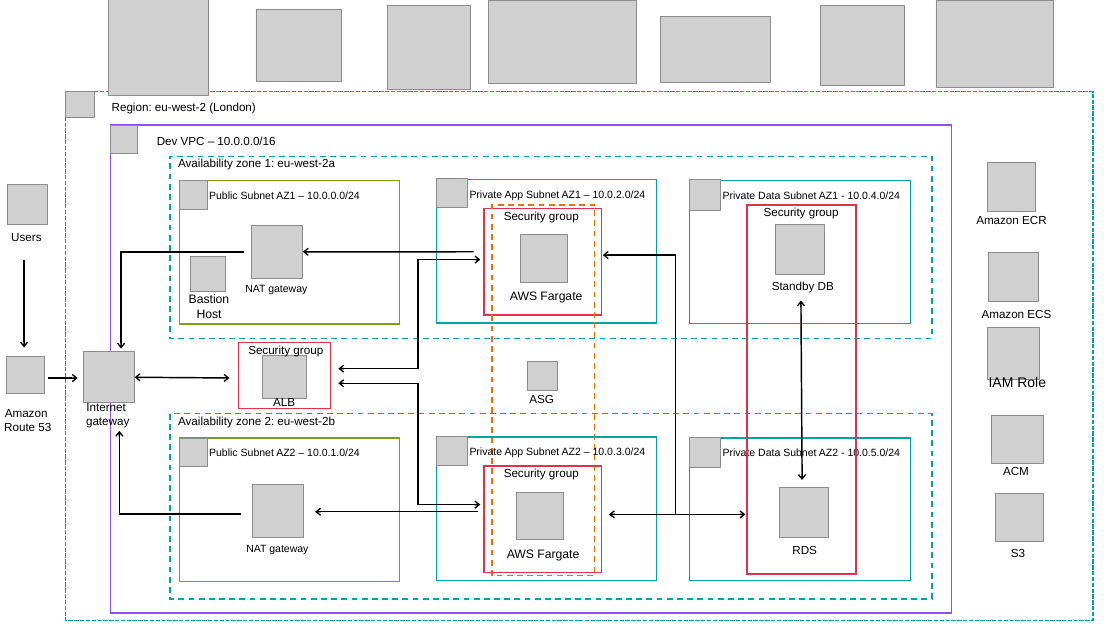
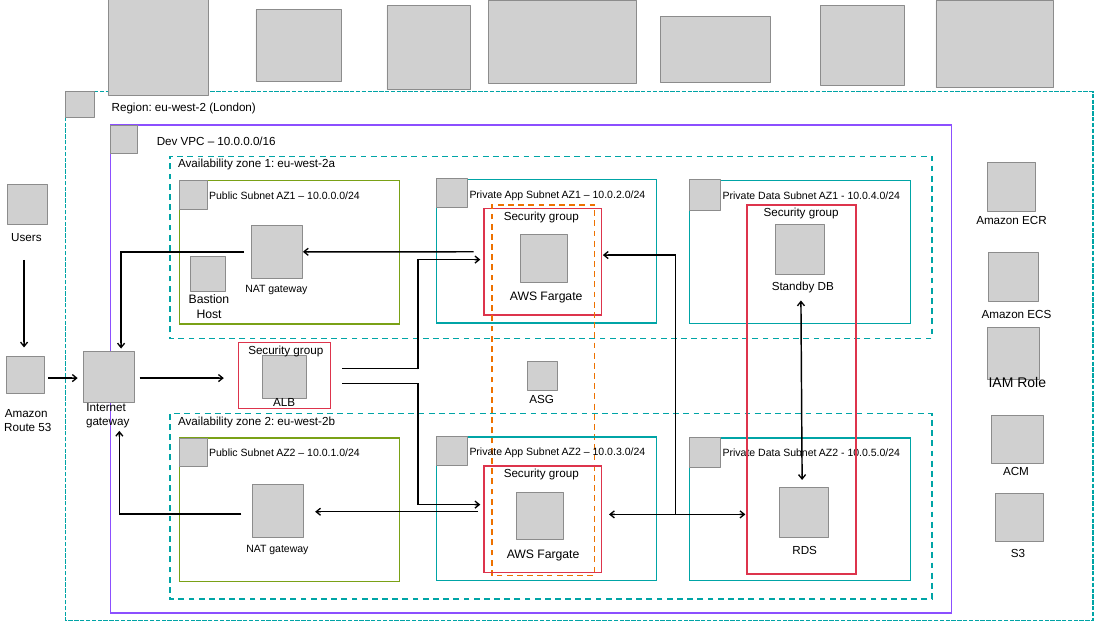
Before and after one commit to meruguvikram/PROJECTS-AWS-TERRAFORM, a slide deck: slide 1 of car_rental_dynamic_web_app/project_architecture.pptx. Drawn at 1120x630 pixels with LibreOffice and Linux fonts; fonts in the diff are those of the drawing; grey boxes stand for pictures. Boxes give left, top, right and bottom in pixels: in the first picture for what was removed or moved away, otherwise in the second. Text is boxed around its words. In the diff, an @@ line names an element or a change of style, - is before the commit and + after.

Commit message:
updates

```diff
--- a/car_rental_dynamic_web_app/project_architecture.pptx
+++ b/car_rental_dynamic_web_app/project_architecture.pptx
@@ double arrow moved from (134, 377) - (229, 378) to (139, 378) - (223, 378) @@
@@ double arrow (139, 378) - (223, 378): double arrow to arrow @@
@@ rectangle added at (333,362,341,391), fill #FFFFFF, outline #FFFFFF 1 pt @@
@@ arrow moved from (419, 383) - (339, 383) to (419, 383) - (334, 383) @@
@@ arrow moved from (419, 369) - (339, 369) to (419, 369) - (334, 369) @@
```
